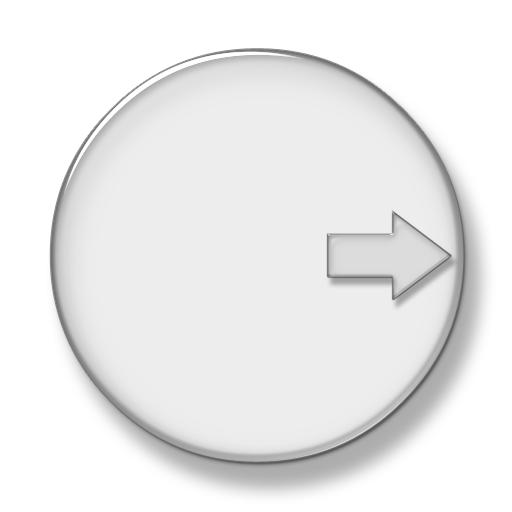
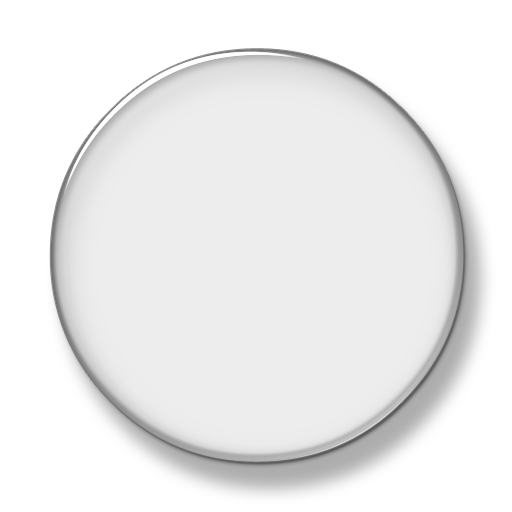
Comparing the layer stacks of the two (512, 512) images. Changes:
hid "006739-3d-transparent-glass-icon-arrows-arrow-thick-right" over 326, 210, 459, 311
